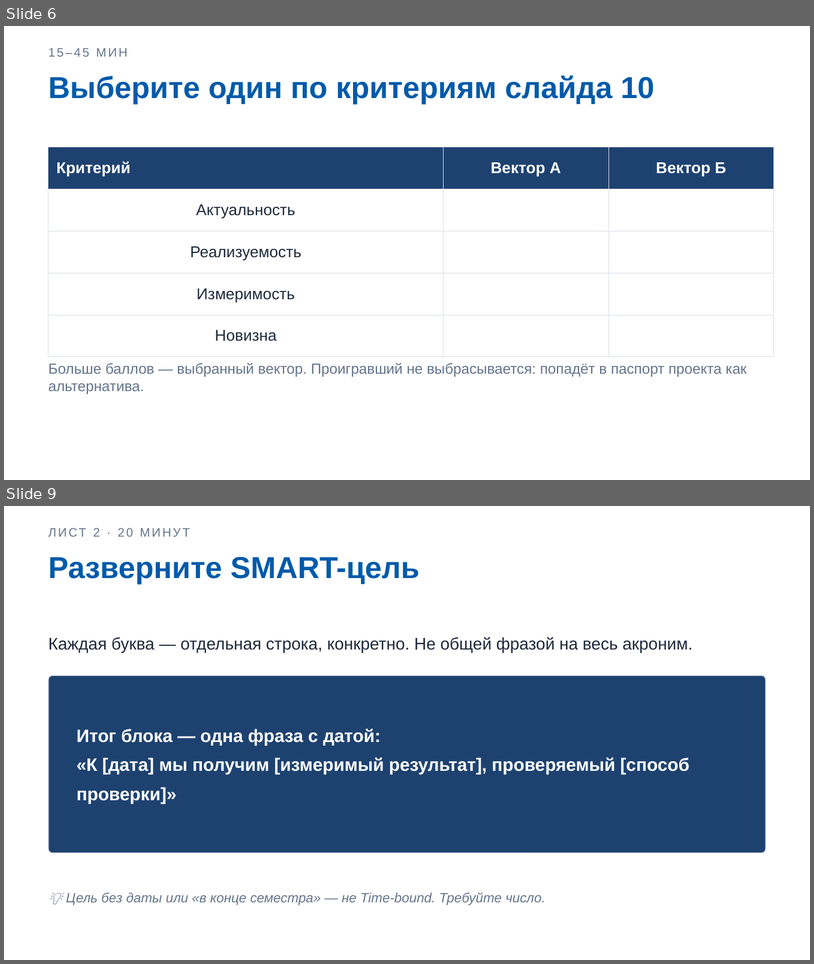
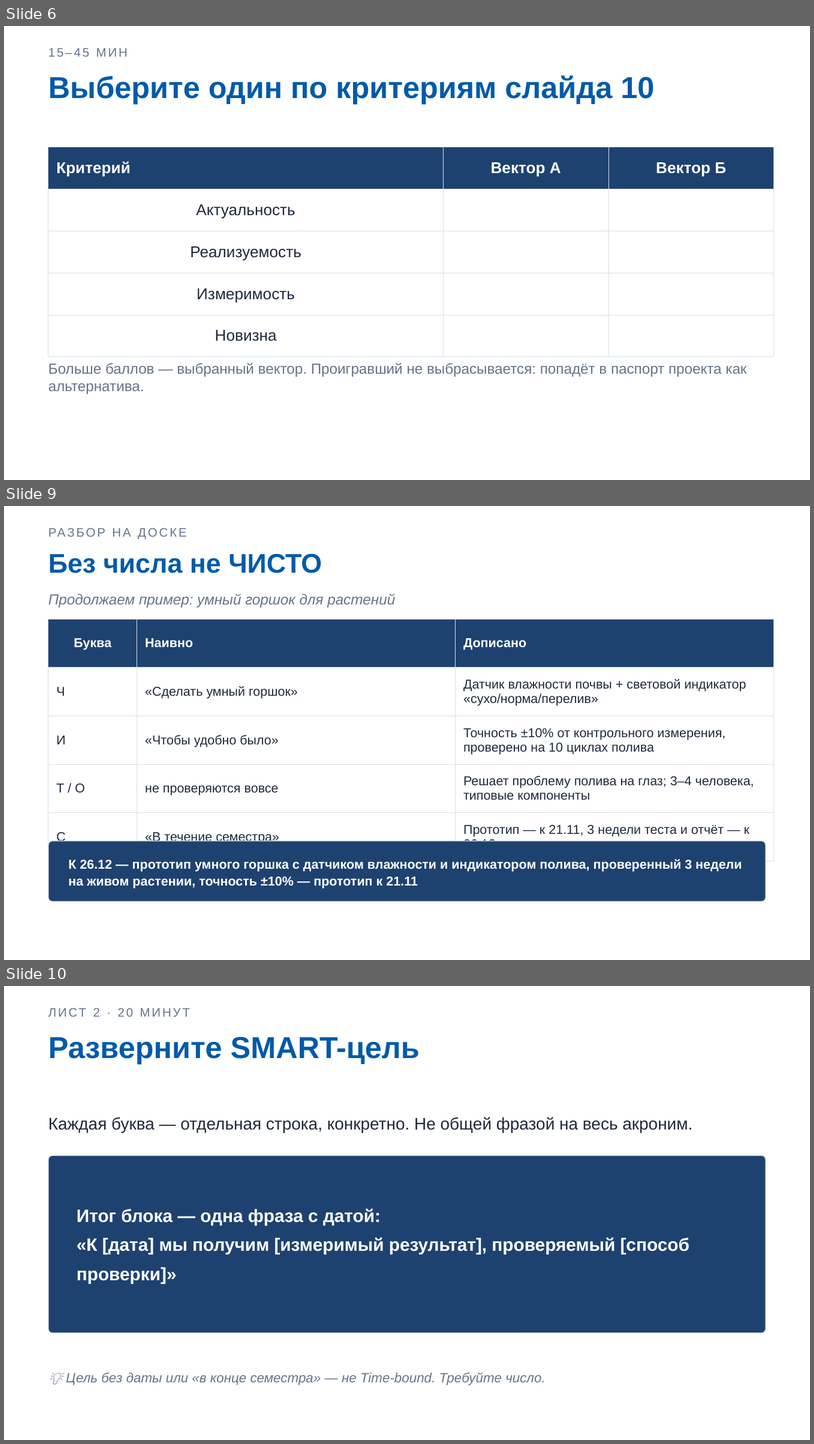
Before and after one commit to DimaMuhannad/OPD, a slide deck: zanyatiya/Zanyatie_02_Praktika1_Slaydy.pptx. Shown one above the other, each under a label of ours: slides 6 and 9 before the commit, slides 6, 9 and 10 after it; the slides between them are not shown. The pictures are 814x964 and 814x1444 pixels, drawn with LibreOffice and Linux fonts; fonts in the diff are those of the drawing. Boxes give left, top, right and bottom in pixels: in the first picture for what was removed or moved away, otherwise in the second. Text is boxed around its words. In the diff, an @@ line names an element or a change of style, - is before the commit and + after.

```diff
--- a/zanyatiya/Zanyatie_02_Praktika1_Slaydy.pptx
+++ b/zanyatiya/Zanyatie_02_Praktika1_Slaydy.pptx
@@ slide 9 added at bbox=[4, 506, 810, 960], background #FFFFFF @@
@@ text added at bbox=[48, 522, 766, 541], 11 pt, text #64748B @@
+РАЗБОР НА ДОСКЕ
@@ text added at bbox=[48, 553, 322, 573], 24 pt, text #005AAA, bold @@
+Без числа не ЧИСТО
@@ text added at bbox=[48, 594, 395, 607], 13 pt, text #64748B, italic @@
+Продолжаем пример: умный горшок для растений
@@ table added at bbox=[48, 619, 774, 846], 5 rows, 3 columns @@
+Буква | Наивно | Дописано
+Ч | «Сделать умный горшок» | Датчик влажности почвы + световой индикатор «сухо/норма/перелив»
+И | «Чтобы удобно было» | Точность ±10% от контрольного измерения, проверено на 10 циклах полива
+Т / О | не проверяются вовсе | Решает проблему полива на глаз; 3–4 человека, типовые компоненты
+С | «В течение семестра» | Прототип — к 21.11, 3 недели теста и отчёт — к 26.12
@@ rounded rectangle added at bbox=[48, 841, 766, 901], fill #1E4270, outline #D8DEE6 0.75 pt @@
@@ text added at bbox=[68, 859, 742, 888], 11.5 pt, text #FFFFFF, bold @@
+К 26.12 — прототип умного горшка с датчиком влажности и индикатором полива, проверенный 3 недели на живом растении, точность ±10% — прототип к 21.11
@@ what was slide 9 is now slide 10 @@
```
Also in this commit, not shown: 2 slides changed, 2 other slides added, 2 slides removed, 3 other files.
